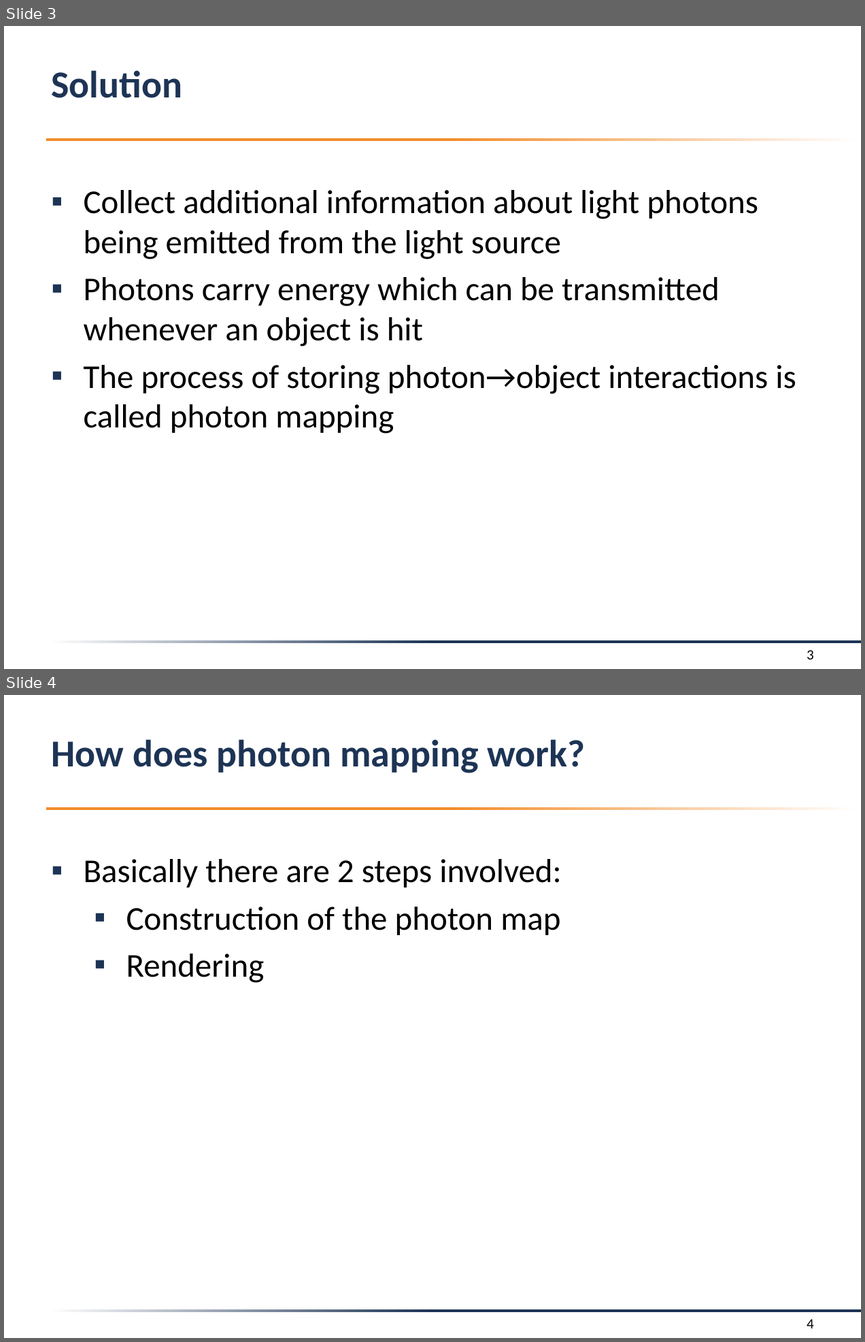
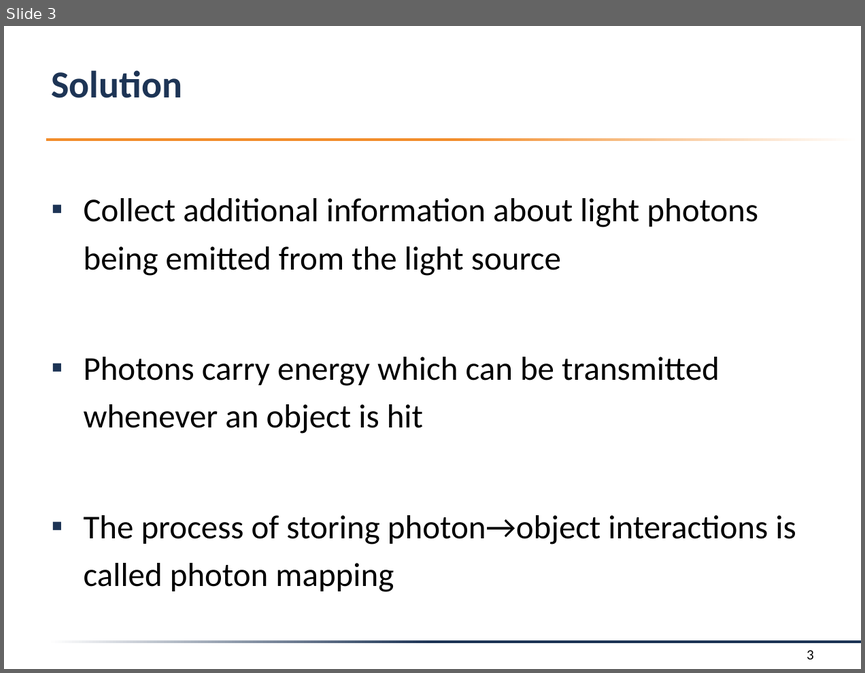
Before and after one commit to f-tischler/FortgeschritteneComputergrafik, a slide deck: Präsentation/presentation.pptx. Shown one above the other, each under a label of ours: slides 3 and 4 before the commit, slide 3 after it. The pictures are 865x1342 and 865x673 pixels, drawn with LibreOffice and Linux fonts; fonts in the diff are those of the drawing; background and template pictures are left out. Boxes give left, top, right and bottom in pixels: in the first picture for what was removed or moved away, otherwise in the second. Text is boxed around its words. In the diff, an @@ line names an element or a change of style, - is before the commit and + after.

```diff
--- a/Präsentation/presentation.pptx
+++ b/Präsentation/presentation.pptx
@@ slide 4 removed at box(4, 695, 861, 1338), background #FFFFFF; not listed: 2 template elements that a slide beside it also shows @@
@@ title removed at box(51, 739, 585, 773) @@
-How does photon mapping work?
@@ text removed at box(84, 859, 561, 983) @@
-▪ Basically there are 2 steps involved:
-  ▪ Construction of the photon map
-  ▪ Rendering
@@ page number removed at box(806, 1319, 814, 1328) @@
-4
@@ slide 3 changed as well @@
@@ text "Collect additional information about light ..." at box(84, 198, 796, 592): line spacing 1 to 1.2 @@
```
Also in this commit, not shown: 12 other slides changed, 2 slides added, 4 other slides removed, 4 other files.
